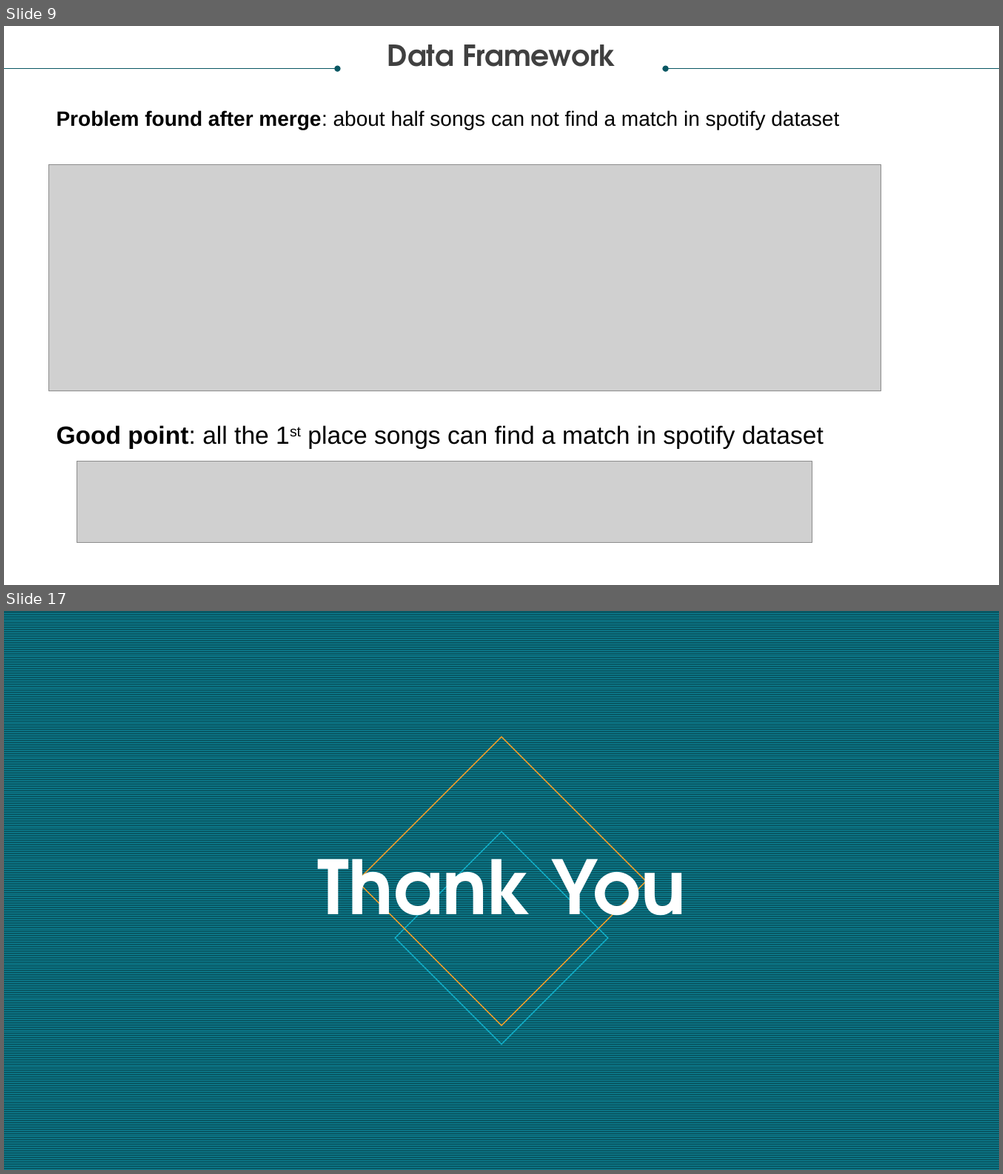
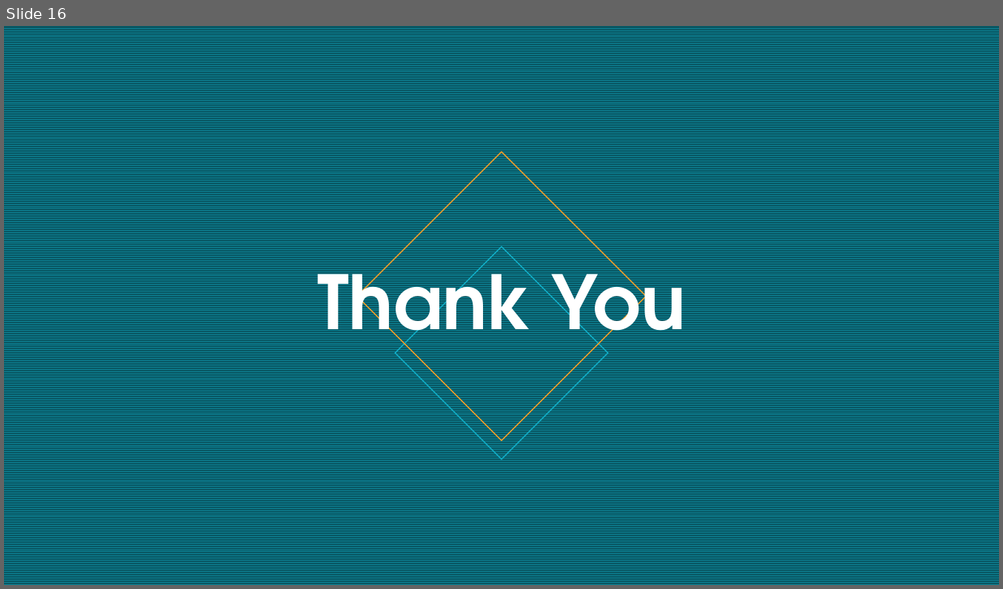
Before and after one commit to relaernu/project_1, a slide deck: Documents/Let the music speak.pptx. Shown one above the other, each under a label of ours: slides 9 and 17 before the commit, slide 16 after it; the slides between them are not shown. The pictures are 1003x1174 and 1003x589 pixels, drawn with LibreOffice and Linux fonts; fonts in the diff are those of the drawing; grey boxes stand for pictures. Boxes give left, top, right and bottom in pixels: in the first picture for what was removed or moved away, otherwise in the second. Text is boxed around its words. In the diff, an @@ line names an element or a change of style, - is before the commit and + after.

```diff
--- a/Documents/Let the music speak.pptx
+++ b/Documents/Let the music speak.pptx
@@ slide 9 removed at <box>4,26,999,585</box>, background #FFFFFF @@
@@ text removed at <box>387,44,615,67</box> @@
-Data Framework
@@ arrow removed from (4, 68) to (338, 68) @@
@@ arrow removed from (999, 68) to (665, 68) @@
@@ text removed at <box>57,110,839,130</box> @@
-Problem found after merge: about half songs can not find a match in spotify dataset
@@ picture removed at <box>48,165,881,391</box> @@
@@ text removed at <box>57,426,823,449</box> @@
-Good point: all the 1st place songs can find a match in spotify dataset
@@ picture removed at <box>77,461,812,543</box> @@
@@ what was slide 17 is now slide 16 @@
```
Also in this commit, not shown: 15 slides changed.
